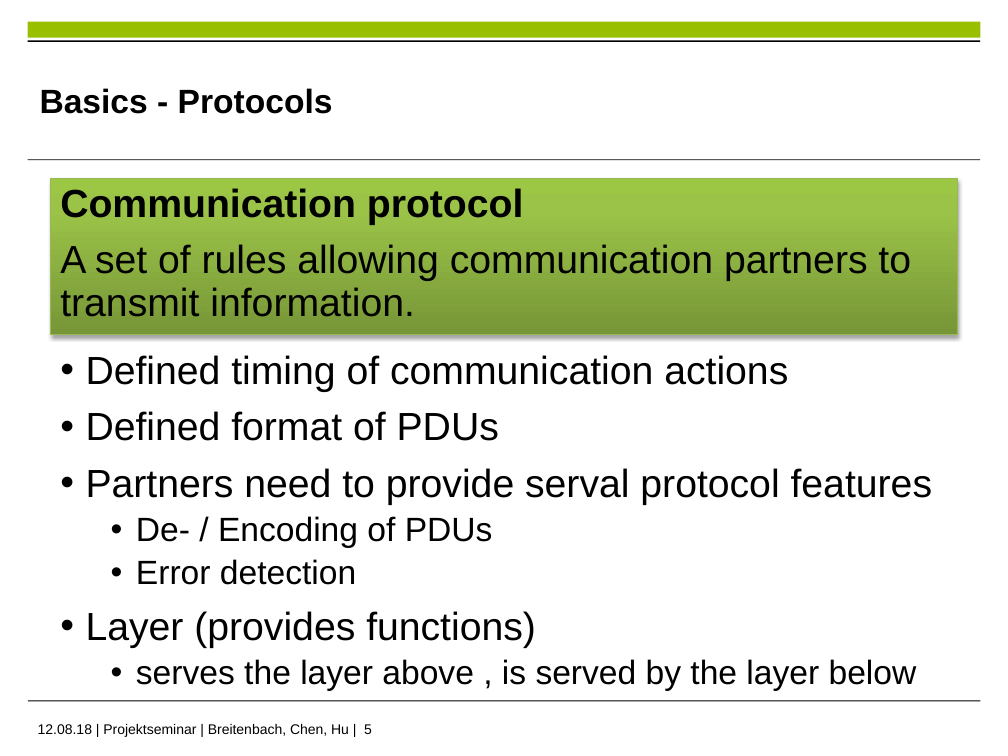
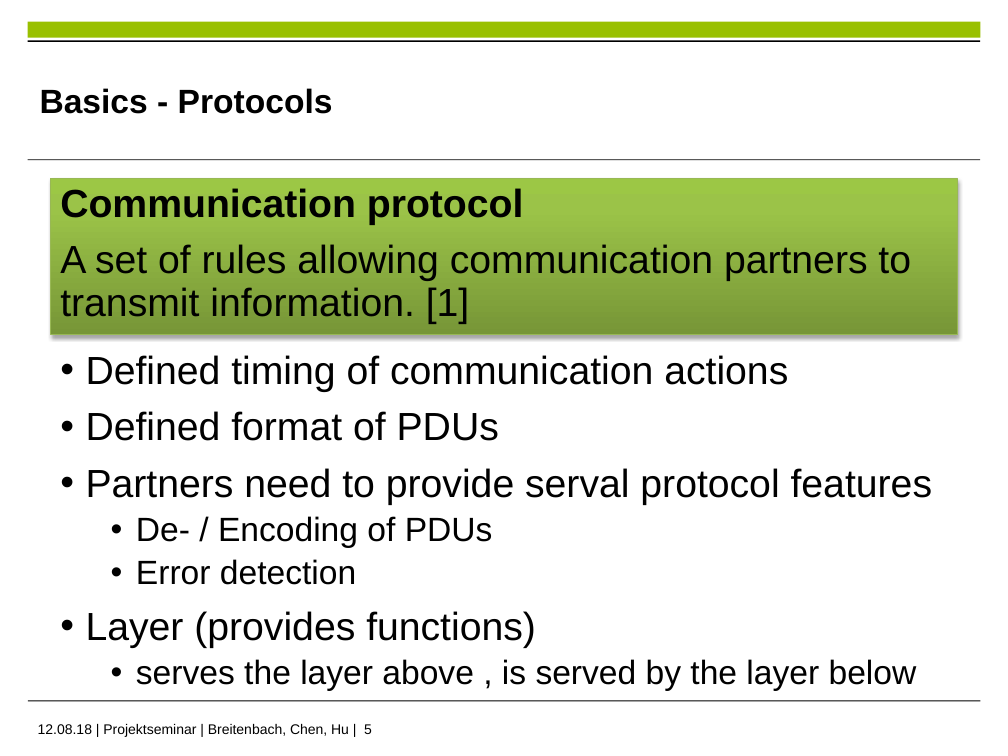
Before and after one commit to im-Kitsch/RMR_sensor_fusion, a slide deck: slide 5 of data/presentation/PS_presentation.pptx. Drawn at 1008x756 pixels with LibreOffice and Linux fonts; fonts in the diff are those of the drawing; background and template pictures are left out. Boxes give left, top, right and bottom in pixels: in the first picture for what was removed or moved away, otherwise in the second. Text is boxed around its words. In the diff, an @@ line names an element or a change of style, - is before the commit and + after.

```diff
--- a/data/presentation/PS_presentation.pptx
+++ b/data/presentation/PS_presentation.pptx
@@ text in rectangle at box(60, 244, 911, 324): text changed @@
-A set of rules allowing communication partners to transmit information.
+A set of rules allowing communication partners to transmit information. [1]
```
Also in this commit, not shown: 4 other slides changed, 1 slide added, 3 slides removed.
